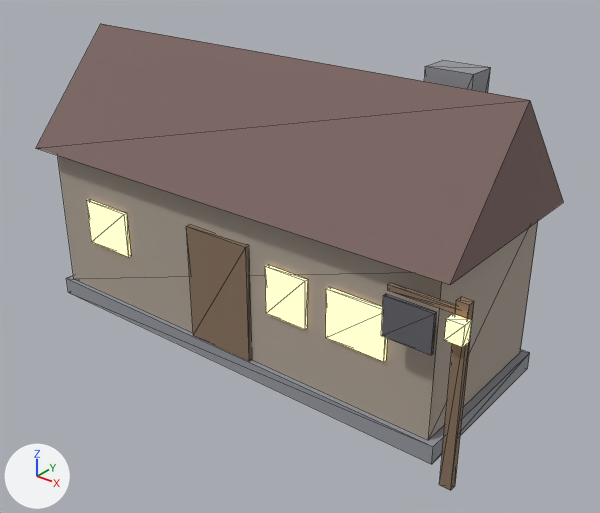
The glTF model web/assets/meshes/inn.glb: old version first, new version second.
Rendered twice from a 50 mm camera at (8.25, -9.73, 7.56) aimed at (0.22, 0.3, 1.34). The lights are fixed; the arrows at lower left show +X, +Y and +Z. The picture after the commit comes second. Mesh edges are drawn as thin lines. Vertices at exactly the same position are counted once.

The first picture shows 'inn'.
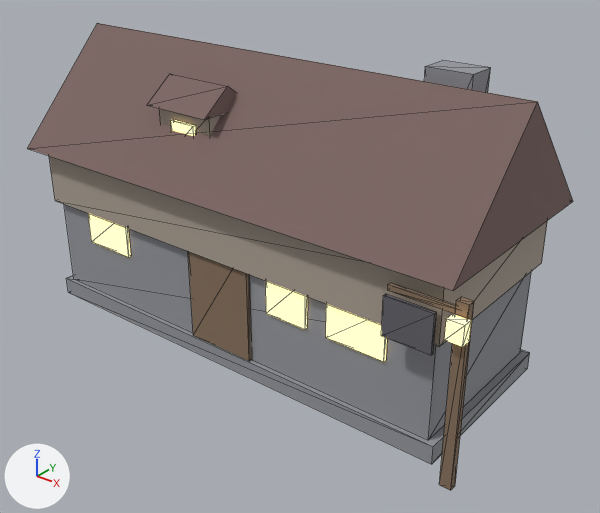
Pixel boxes [x1, y1, x2, y2] of what changed, in the pictures (600 x 513 px; the box of a moved part takes in the faces that stretch with it):
```json
{"object": "inn", "change": "reshaped", "before": [36, 24, 563, 490], "after": [27, 23, 573, 490]}
{"part": 1, "of": "me_inn", "change": "added", "after": [49, 156, 548, 347]}
{"part": 2, "of": "me_inn", "change": "added", "after": [159, 108, 221, 136]}
{"part": 3, "of": "me_inn", "change": "added", "after": [27, 23, 573, 291], "on screen": "brown"}
{"part": 4, "of": "me_inn", "change": "moved or reshaped", "before": [36, 24, 563, 285], "after": [147, 74, 236, 120]}
{"part": 5, "of": "me_inn", "change": "added", "after": [171, 120, 196, 136]}
{"part": 6, "of": "me_inn", "change": "moved or reshaped", "before": [58, 155, 538, 440], "after": [64, 204, 531, 440]}
{"part": 7, "of": "me_inn", "change": "recoloured", "before": [58, 155, 538, 440], "after": [64, 204, 531, 440]}
```

Edits to the scene script, one JSON object a line:
```json
{"block": "me_inn", "where": "# used by ob_inn; location = (0.0, 0.0, 0.0)"}
{"block": "me_inn", "where": "# verts and faces of me_inn; kept vertices keep their numbers, new ones are numbered from 115"}
{"block": "me_inn", "where": "# before: 27 (-3.88, -1.44, 2.9), 28 (3.88, -1.44, 2.9), 29 (3.88, 1.44, 2.9), 30 (-3.88, 1.44, 2.9)"}
{"op": "remove", "block": "me_inn", "code": "me_inn.from_pydata(...)  # 115 vertices, 172 faces; spans x -4.12..4.5, y -1.96..3.8, z 0.0..4.9"}
{"op": "add", "block": "me_inn", "code": "me_inn.from_pydata(...)  # 145 vertices, 216 faces; spans x -4.22..4.5, y -1.96..3.8, z 0.0..4.9"}
{"block": "me_inn", "change": "me_inn part 1: a new loose piece, a box spanning x -3.97..3.97, y -1.55..1.55, z 1.9..2.9, in mat_mat_wall_a (grey #ada295)"}
{"block": "me_inn", "change": "me_inn part 2: a new loose piece, a box spanning x -1.55..-0.45, y -1.05..-0.35, z 3.0..4.0, in mat_mat_wall_a (grey #ada295)"}
{"block": "me_inn", "change": "me_inn part 3: the loose piece of 6 vertices spanning x -3.95..-0.05, y 1.32..3.8, z 2.5..3.9 is copied, and the copy is scaled about its middle by (2.17, 1.45, 1.36), then moved by (2.0, -2.56, 0.65); it spans x -4.22..4.22, y -1.8..1.8, z 2.9..4.8"}
{"block": "me_inn", "change": "me_inn part 4: the loose piece of 6 vertices spanning x -4.12..4.12, y -1.69..1.69, z 2.9..4.8 is scaled about its middle by (0.153, 0.314, 0.211), then moved by (-1.0, -0.7, 0.35)"}
{"block": "me_inn", "change": "me_inn part 5: a new loose piece, a box spanning x -1.25..-0.75, y -1.1..-1.04, z 3.3..3.8, in mat_mat_glow (beige #f9da95, glowing beige #ffdf98)"}
{"block": "me_inn", "change": "me_inn part 6"}
{"op": "add", "block": "me_inn", "code": "for i in [*range(27, 31)]: verts[i] += (0.0, 0.0, -1.0)"}
{"block": "me_inn", "change": "me_inn part 7: 12 faces spanning x -3.88..3.88, y -1.44..1.44, z 0.3..1.9 switch from mat_mat_wall_a (grey #ada295) to mat_mat_stone (grey #95979e)"}
```
